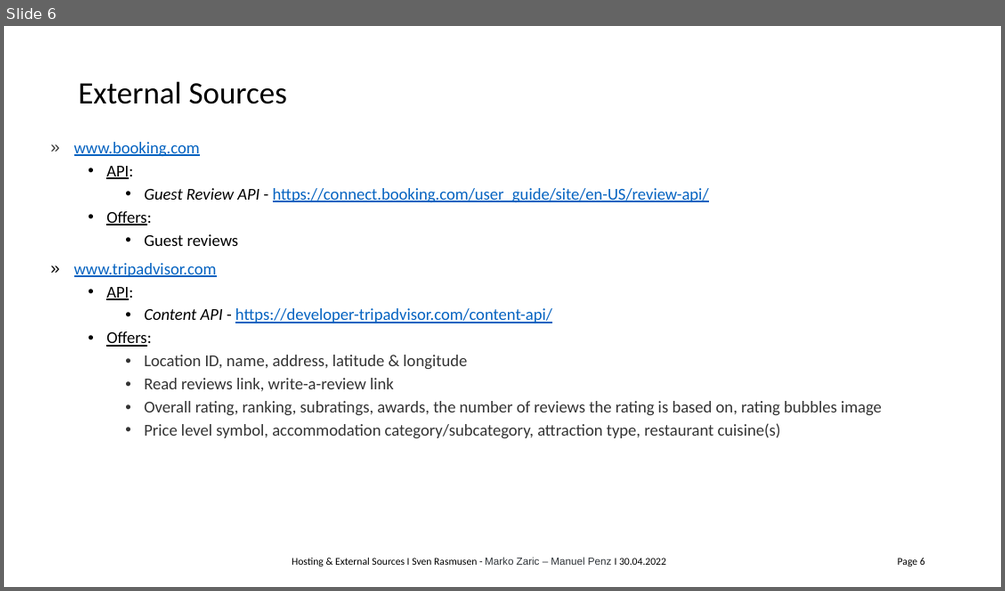
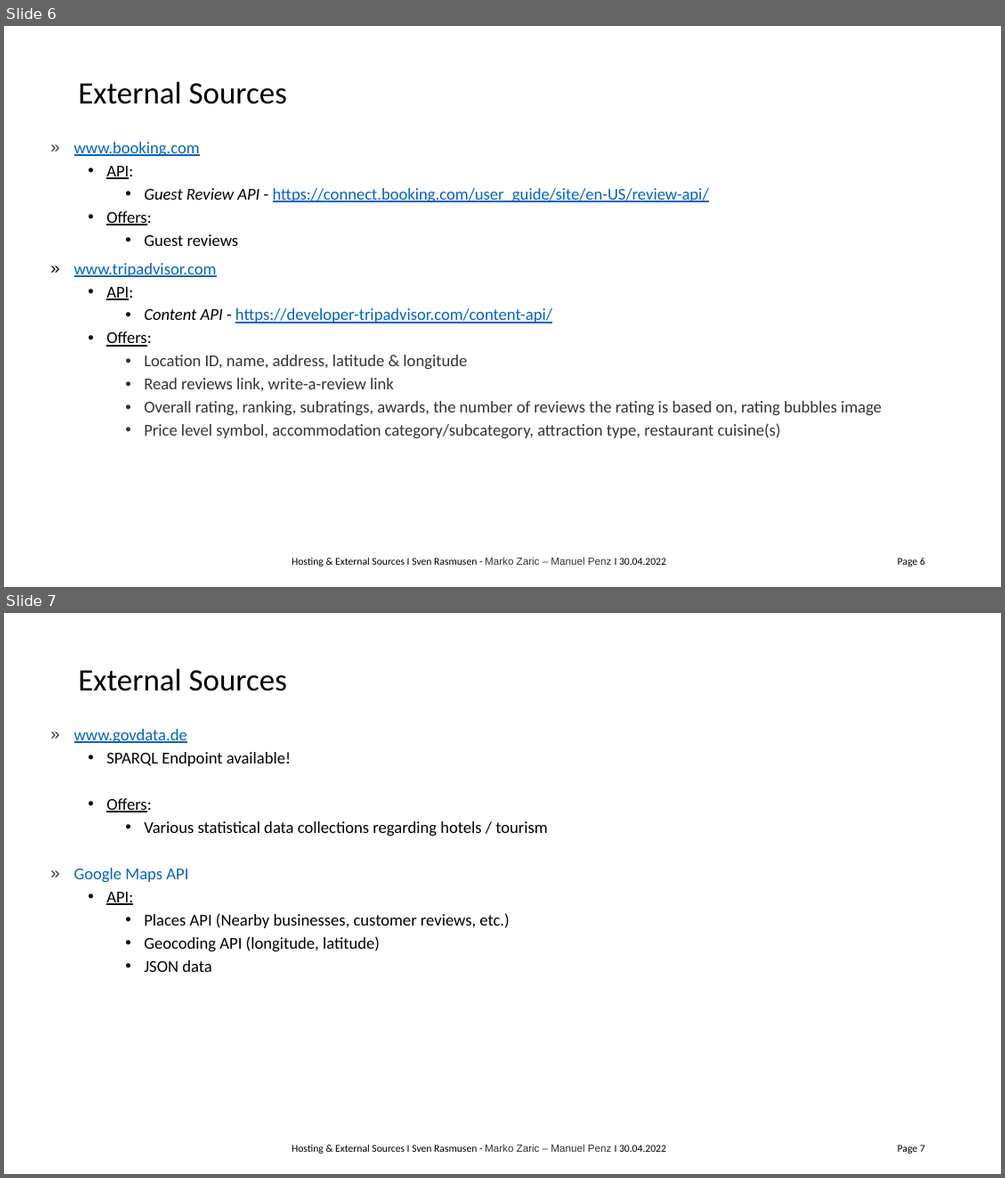
Before and after one commit to csar8594/GTKG, a slide deck: Task 1/pres_1.pptx. Shown one above the other, each under a label of ours: slide 6 before the commit, slides 6 and 7 after it. The pictures are 1005x591 and 1005x1178 pixels, drawn with LibreOffice and Linux fonts; fonts in the diff are those of the drawing; background and template pictures are left out. Boxes give left, top, right and bottom in pixels: in the first picture for what was removed or moved away, otherwise in the second. Text is boxed around its words. In the diff, an @@ line names an element or a change of style, - is before the commit and + after.

Commit message:
added new slide

```diff
--- a/Task 1/pres_1.pptx
+++ b/Task 1/pres_1.pptx
@@ slide 7 added at [4,613,1001,1174], background picture (left out) @@
@@ title added at [78,668,287,691], 30 pt, text #000000 @@
+External Sources
@@ text added at [74,729,548,972], 16 pt, text #000000 @@
+» www.govdata.de
+  • SPARQL Endpoint available!
+  • Offers:
+    • Various statistical data collections regarding hotels / tourism
+» Google Maps API
+  • API:
+    • Places API (Nearby businesses, customer reviews, etc.)
+    • Geocoding API (longitude, latitude)
+    • JSON data
@@ text added at [291,1143,666,1153], 10 pt, text #000000 @@
+Hosting & External Sources I Sven Rasmusen - Marko Zaric – Manuel Penz I 30.04.2022
@@ page number added at [898,1144,925,1153], 10 pt, text #000000 @@
+Page 7
```
Also in this commit, not shown: 3 slides removed.
